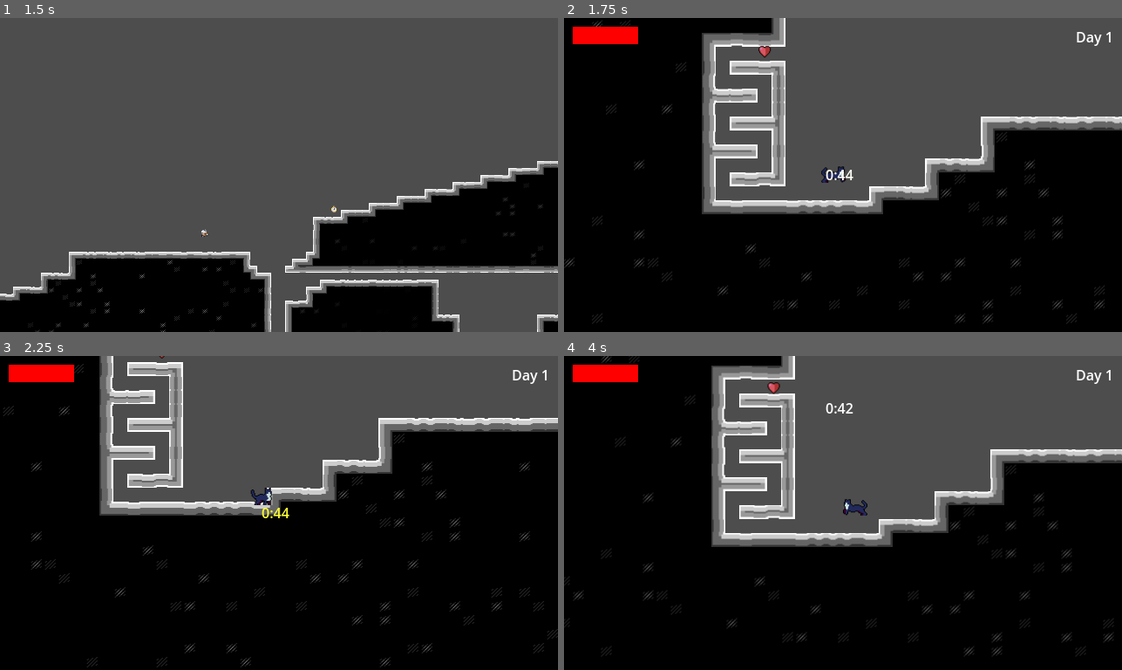
Above: before the commit, frames 1-4 (two rows, left to right).
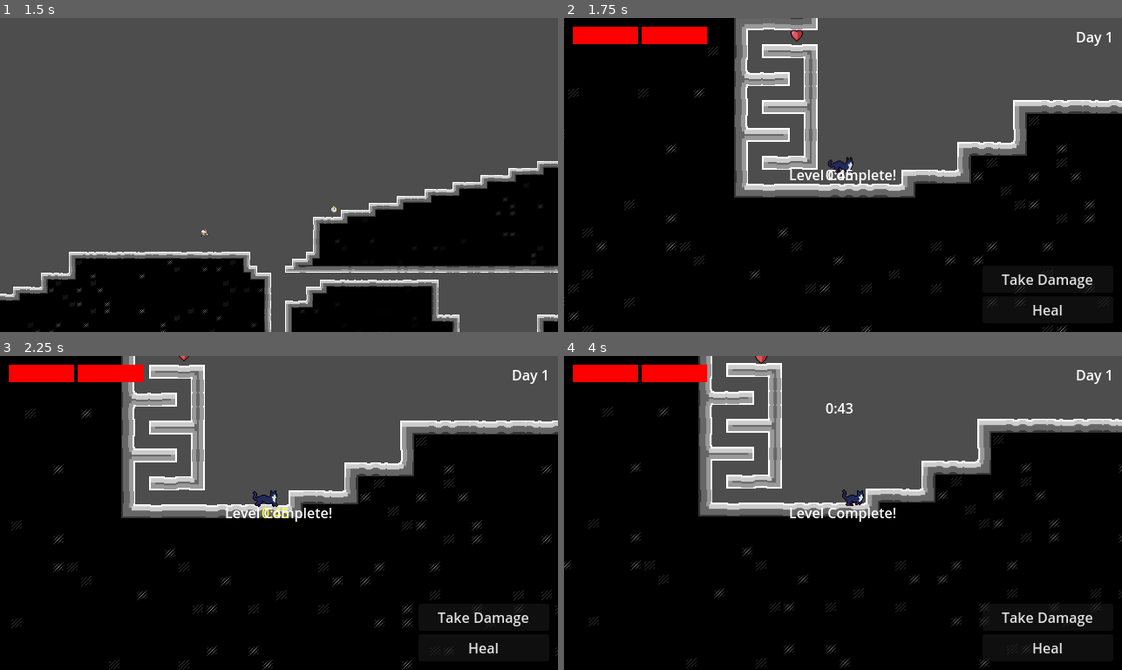
Above: after the commit, the same moments.

Repository: EmperorCookie/groundhogvania
Game: Godot game, scene res://menu/main_menu.tscn
Two runs of this game, one before a commit and one after it. Both use one fixed random seed, a clock stepped at 60 frames per second and the inputs below. Sound files missing from this copy of the repository are replaced by a short silence.
Inputs:
- Up to frame 1 (1.5 s): click "Start" at 0.5 s; hold Right (player_right) from 1.28 s (still down); tap Shift (player_dash) at 1.35 s
- Up to frame 2 (1.75 s): keep holding Right (player_right); tap Space (player_jump) at 1.52 s
- Up to frame 3 (2.25 s): keep holding Right (player_right); tap Shift (player_dash) at 2.1 s
- Up to frame 4 (4 s): tap Space (player_jump) at 2.27, 3.77 s; release Right (player_right) at 2.78 s; hold Left (player_left) 2.78-3.53 s; tap Shift (player_dash) at 2.85, 3.6 s; hold Right (player_right) from 3.53 s (still down)

Frame 1 is identical in both runs. In frame 2, 18% of the frame differs, in the area x 0-100%, y 0-100%; in frame 3, 13%; in frame 4, 20%.

Commit message:
Fixed preview controller

Diff:
--- a/player/preview_controller.gd
+++ b/player/preview_controller.gd
@@ -53,8 +53,9 @@
 
 func set_node_status(node: Node, process_mode: ProcessMode, _visible: bool):
 	for child in node.get_children():
-		child.process_mode = process_mode
-		if child is CanvasItem or child is CanvasLayer:
-			child.visible = _visible
-		if _visible and child is Camera2D:
-			child.make_current()
+		set_node_status(child, process_mode, _visible)
+	node.process_mode = process_mode
+	if node is CanvasItem or node is CanvasLayer:
+		node.visible = _visible
+	if _visible and node is Camera2D:
+		node.make_current()
